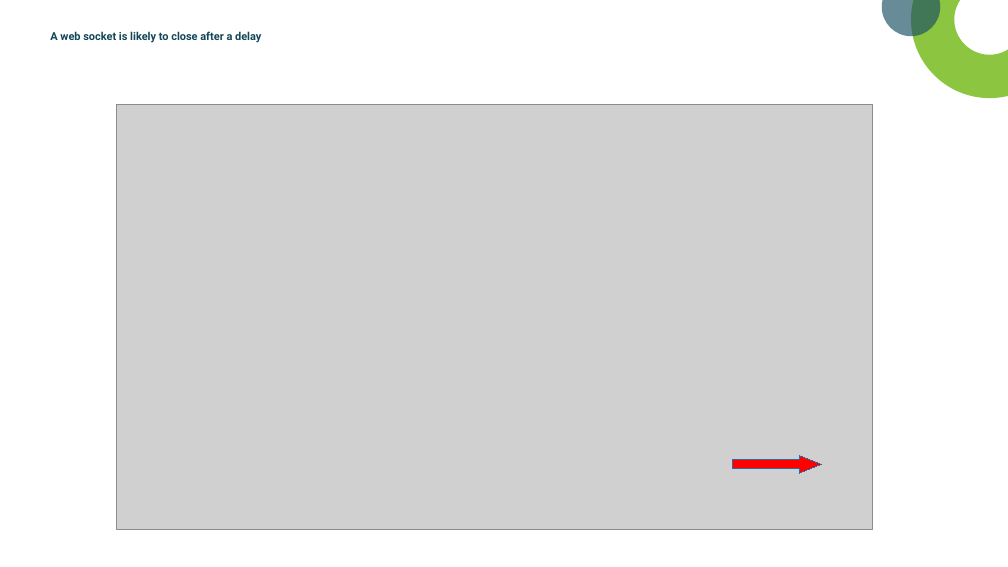
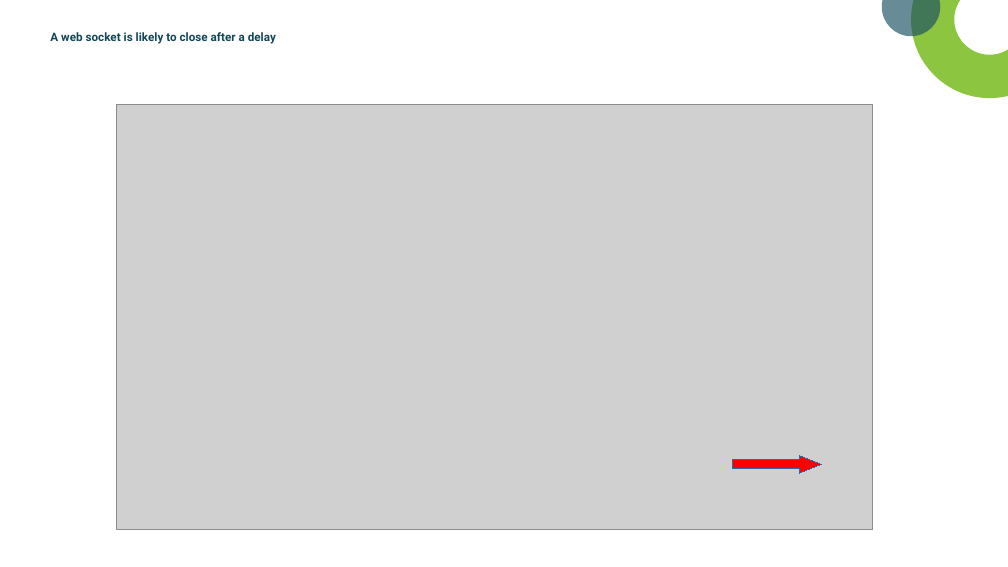
Before and after one commit to amwebexpert/ws-poker-planning, a slide deck: slide 6 of docs/L&L WebSockets tutorial 2022-10-06.pptx. Drawn at 1008x567 pixels with LibreOffice and Linux fonts; fonts in the diff are those of the drawing; grey boxes stand for pictures; background and template pictures are left out. Boxes give left, top, right and bottom in pixels: in the first picture for what was removed or moved away, otherwise in the second. Text is boxed around its words. In the diff, an @@ line names an element or a change of style, - is before the commit and + after.

```diff
--- a/docs/L&L WebSockets tutorial 2022-10-06.pptx
+++ b/docs/L&L WebSockets tutorial 2022-10-06.pptx
@@ text "A web socket is likely ..." at (x1=50, y1=32, x2=276, y2=44): size 10.5 to 11.1 pt @@
```
Also in this commit, not shown: 2 other slides changed, 1 other file.
